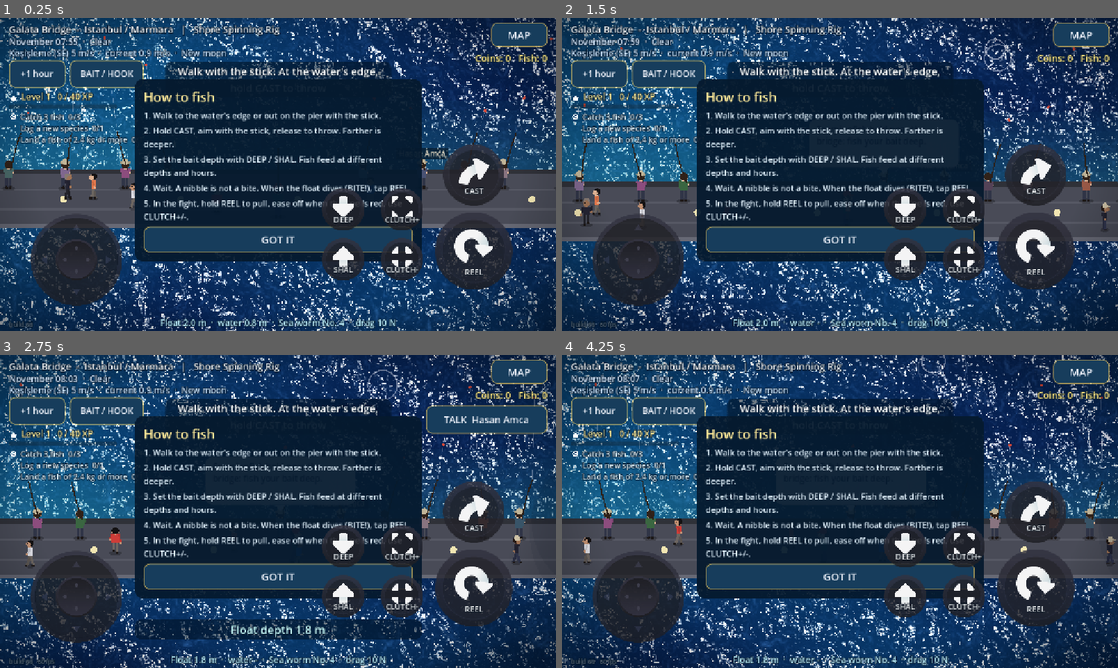
Above: before the commit, frames 1-4 (two rows, left to right).
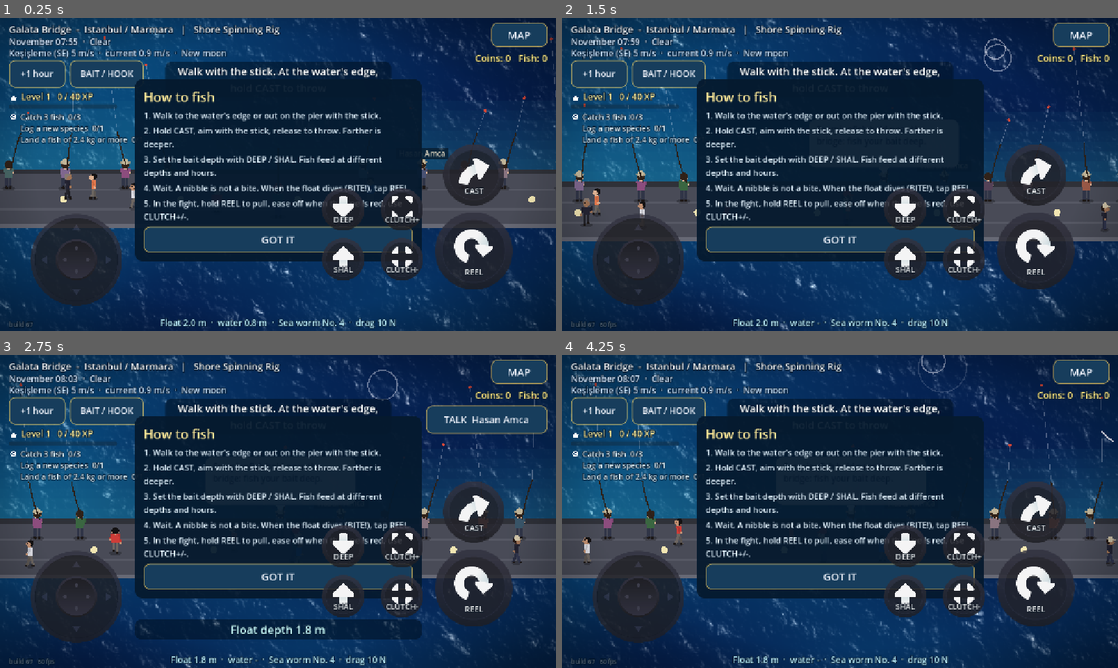
Above: after the commit, the same moments.

Repository: nextlevelcorp/godot_fishing_rpg
Game: Godot game, scene res://shore_fishing.tscn
Two runs of this game, one before a commit and one after it. Both use one fixed random seed, a clock stepped at 60 frames per second and the inputs below. This scene is started directly instead of the project's main scene.
Inputs (mouse positions are in pixels of both pictures, inside the frame that each line leads up to):
- Up to frame 1 (0.25 s): no input
- Up to frame 2 (1.5 s): move the mouse to (962, 158) at 0.52 s; hold D (steer_right) 0.53-1.25 s; tap X (anchor) at 0.6 s; click (962, 158) at 0.67 s; drag from (728, 190) to (812, 237) at 1.27 s
- Up to frame 3 (2.75 s): move the mouse to (333, 442) at 2.02 s; hold D (steer_right) from 2.03 s (still down); tap Q (bait_shallower) at 2.1 s
- Up to frame 4 (4.25 s): release D (steer_right) at 2.75 s; drag from (812, 574) to (673, 464) at 2.77 s; move the mouse to (1006, 558) at 3.52 s; hold A (steer_left) from 3.53 s (still down); hold Space (reel_in) from 3.53 s (still down)

The runs differ from the first frame. In frame 1, 8.6% of the frame differs, in the area x 0-100%, y 0-100%; in frame 2, 8.3%; in frame 3, 7.9%; in frame 4, 8.5%.

Commit message:
feat: graphics pass from real screenshots: calm painted water, soft light and shade (build 67)
Godot 4.4 now runs in the cloud session under Xvfb, and tools/shots/shot.gd saves the
shore, the fight and the catch at any spot and hour, so this pass was checked by eye.
- Water: the top-down sea read as white static (per-pixel glints from a strong fine
  normal map). Normal strength 40 to 8, glint and sky-reflection strength as uniforms,
  gentler caustics; the '+' sparkles removed.
- Cloud shadows, lamp and window glows and the night lamp use one soft radial texture
  instead of stacked hard-edged discs.
- Nights follow the real moon's brightness.
- Surf line under the rocks; a short wash arc on rocks in the water.
- Catch card top left beside the fish, clear of coins, status and touch buttons; goal
  list hidden meanwhile; lines shrink to fit; species names 'Bluefish (lüfer)' without
  the old doubled ASCII name.

Co-Authored-By: Claude Opus 5.5 <noreply@anthropic.com>
Claude-Session: https://claude.ai/code/session_01HLtjWBZvxzhjVtsJywwULp

Diff:
--- a/biome_database.gd
+++ b/biome_database.gd
@@ -341,7 +341,12 @@
 ## "Bluefish (lüfer)", or the English name alone when no Turkish name is listed.
 func display_name(id: String) -> String:
 	var en := String(get_species(id).get("name", id))
-	return "%s (%s)" % [en, String(TR_NAMES[id])] if TR_NAMES.has(id) else en
+	if not TR_NAMES.has(id):
+		return en
+	var paren := en.find(" (")              # older names carry an ASCII Turkish name: replace it
+	if paren > 0:
+		en = en.substr(0, paren)
+	return "%s (%s)" % [en, String(TR_NAMES[id])]
 
 
 func get_rig(id: String) -> Dictionary:
--- a/game_session.gd
+++ b/game_session.gd
@@ -11,7 +11,7 @@
 
 ## Shown on screen so a player can tell a fresh deploy from a page the browser cached.
 ## Bump it with every build that changes behaviour.
-const BUILD := "build 66"
+const BUILD := "build 67"
 const SAVE_PATH := "user://save.cfg"
 const SAVE_VERSION := 1
 const START_RIG := "shore_spinning_rig"
--- a/nightshoal_water.gdshader
+++ b/nightshoal_water.gdshader
@@ -17,12 +17,14 @@
 uniform float depth_contrast = 1.6;
 uniform float wave_frequency = 0.018;
 uniform float wave_speed = 0.35;
-uniform float normal_strength = 40.0;
-uniform float shininess = 70.0;
+uniform float normal_strength = 8.0;     // was 40: per-pixel glints read as static on a phone
+uniform float shininess = 90.0;
+uniform float spec_strength = 0.9;                  // sun glint brightness
+uniform float fresnel_strength = 0.3;               // sky reflection on wave flanks
 uniform vec2 sun_direction = vec2(0.6, -0.5);
 uniform float sun_elevation : hint_range(0.05, 1.0) = 0.55;
 uniform float daylight : hint_range(0.0, 1.0) = 1.0;     // driven by DayNightCycle
-uniform float caustic_strength : hint_range(0.0, 1.5) = 0.55;
+uniform float caustic_strength : hint_range(0.0, 1.5) = 0.4;
 uniform float caustic_scale = 0.012;
 uniform float storm : hint_range(0.0, 1.0) = 0.0;         // sea roughness, driven by WeatherManager
 uniform vec2 wind_dir = vec2(1.0, 0.0);                   // the way the wind blows, waves travel with it
@@ -151,9 +153,9 @@
 	vec3 L = normalize(vec3(normalize(sun_direction) * (1.0 - sun_elevation), sun_elevation));
 	vec3 H = normalize(L + vec3(0.0, 0.0, 1.0));
 	float spec = pow(max(dot(n, H), 0.0), shininess);
-	col += sun_color.rgb * spec * daylight * 1.6;
+	col += sun_color.rgb * spec * daylight * spec_strength;
 	float fres = pow(1.0 - max(n.z, 0.0), 2.0);
-	col += vec3(0.50, 0.70, 0.90) * fres * 0.8 * daylight;
+	col += vec3(0.50, 0.70, 0.90) * fres * fresnel_strength * daylight;
 
 	// caustics only on the shallows
 	float shallow_mask = 1.0 - smoothstep(0.05, 0.55, depth);
--- a/pov_view.gd
+++ b/pov_view.gd
@@ -1058,16 +1058,21 @@
 
 ## Catch card, with the species drawn as it looks (not a sprite).
 func _draw_card() -> void:
-	# Compact, upper right, clear of the HUD text, the touch buttons and the fish held up on the left.
+	# Upper left, beside the fish held up in the middle: clear of the coins and MAP (top right), the
+	# right-hand touch cluster and the joystick (bottom left). The shore hides its goal list meanwhile.
 	var appear := clampf((3.4 - _catch_t) * 4.0, 0.0, 1.0)
 	var h := 60.0 + float(_catch_lines.size()) * 24.0
-	var rect := Rect2(Vector2(700.0, 76.0 - (1.0 - appear) * 30.0), Vector2(540.0, h))
+	var rect := Rect2(Vector2(20.0 - pad().x, 100.0 - (1.0 - appear) * 30.0), Vector2(470.0, h))
 	_card.bg_color = Color(0.02, 0.10, 0.18, 0.82)
 	_card.draw(_canvas.get_canvas_item(), rect)
 	var font := ThemeDB.fallback_font
+	var room := rect.size.x - 36.0
 	var tfs := 24                                     # long names ("... (istavrit)") shrink to fit
-	while tfs > 16 and font.get_string_size(_catch_title, HORIZONTAL_ALIGNMENT_LEFT, -1, tfs).x > rect.size.x - 36.0:
+	while tfs > 16 and font.get_string_size(_catch_title, HORIZONTAL_ALIGNMENT_LEFT, -1, tfs).x > room:
 		tfs -= 1
-	_canvas.draw_string(font, rect.position + Vector2(18.0, 38.0), _catch_title, HORIZONTAL_ALIGNMENT_LEFT, rect.size.x - 36.0, tfs, Color(1.0, 0.92, 0.6))
+	_canvas.draw_string(font, rect.position + Vector2(18.0, 38.0), _catch_title, HORIZONTAL_ALIGNMENT_LEFT, room, tfs, Color(1.0, 0.92, 0.6))
 	for i in _catch_lines.size():
-		_canvas.draw_string(font, rect.position + Vector2(18.0, 66.0 + float(i) * 24.0), _catch_lines[i], HORIZONTAL_ALIGNMENT_LEFT, rect.size.x - 36.0, 17, Color.WHITE)
+		var fs := 17
+		while fs > 12 and font.get_string_size(_catch_lines[i], HORIZONTAL_ALIGNMENT_LEFT, -1, fs).x > room:
+			fs -= 1
+		_canvas.draw_string(font, rect.position + Vector2(18.0, 66.0 + float(i) * 24.0), _catch_lines[i], HORIZONTAL_ALIGNMENT_LEFT, room, fs, Color.WHITE)
--- a/shore_fishing.gd
+++ b/shore_fishing.gd
@@ -76,6 +76,8 @@
 var _hud_root: Control
 var _cond_label: Label                ## wind and moon, under the clock
 var _idle_ui: Array[Control] = []     ## hidden during a fight (_show_fight_ui)
+var _idle_hidden := false
+var _soft_disc: Texture2D = preload("res://assets/art/ui/soft_disc.png")
 var _hud_t := 0.0                     ## the info lines are refreshed at 4 Hz, not every frame
 var _local_idx := -1                 ## index in _crowd of the spot's named local angler (locals.gd), -1 none
 var _talk_btn: Button
@@ -945,9 +947,8 @@
 
 
 func _show_fight_ui(on: bool) -> void:
-	# A fight shows only the fight: the idle buttons, level and goals step aside.
-	for c in _idle_ui:
-		c.visible = not on
+	# A fight shows only the fight: the idle buttons, level and goals step aside (done each frame in
+	# _process, which also covers the catch card).
 	if _tourney_btn != null:
 		_tourney_btn.visible = not on and not _boat_mode and Tournament.spot_this_week() == GameSession.spot_id
 	_tension_bar.visible = on
@@ -969,6 +970,7 @@
 
 func _set_status(text: String) -> void:
 	_status.text = text
+	_status.visible = text != ""
 
 
 ## Short vibration on phones that support it (Android browsers). iOS Safari ignores it.
@@ -1885,9 +1887,9 @@
 	if _test_fish:
 		_test_fish = false
 		var tcm := Regulations.length_cm(id, weight_kg)
-		_fight_view.show_catch("TEST: " + String(sp["name"]), PackedStringArray(["%.2f kg, %.0f cm" % [weight_kg, tcm], String(sp["scientific"]), "Test catch: no coins, no XP, not in the journal"]))
+		_fight_view.show_catch("TEST: " + BiomeDB.display_name(id), PackedStringArray(["%.2f kg, %.0f cm" % [weight_kg, tcm], String(sp["scientific"]), "Test catch: no coins, no XP, not in the journal"]))
 		_result_label.text = ""
-		_set_status("Test catch")
+		_set_status("")
 		_amb.play("splash", 0.7)
 		_amb.play("drips", 0.8)
 		_end_fight(true)
@@ -1925,7 +1927,7 @@
 			rel_lines.append(nod)
 		_fight_view.show_catch("Released: " + String(sp["name"]), rel_lines)
 		_result_label.text = ""
-		_set_status("Released. Good practice keeps the fish coming")
+		_set_status("")
 		_amb.play("splash", 0.5)
 		_end_fight(true)
 		return
@@ -1969,7 +1971,7 @@
 		_buzz(200)
 	_fight_view.show_catch(badge + BiomeDB.display_name(id), lines)
 	_result_label.text = ""
-	_set_status("Nice one")
+	_set_status("")
 	_amb.play("splash", 0.7)
 	_amb.play("drips", 0.8)
 	_amb.play_later("flop", 0.5, 0.9)            # it lands on the planks or the rocks and thrashes
@@ -2399,6 +2401,13 @@
 	_rod_bend = lerpf(_rod_bend, _rod_bend_target, 1.0 - exp(-10.0 * delta))
 	_update_talk_button()
 	_tick_tourney(delta)
+	# The catch card sits top left over the first-person view: the goal list and idle buttons step
+	# aside while it shows, as they do in a fight.
+	var hide_idle := _state == State.FIGHT or (_pov_on and _state == State.RESULT)
+	if hide_idle != _idle_hidden:
+		_idle_hidden = hide_idle
+		for c in _idle_ui:
+			c.visible = not hide_idle
 	if _state != State.AIM:
 		_close_tackle_panels()
 
@@ -2493,7 +2502,7 @@
 func _draw() -> void:
 	if _pov_on:
 		return                         # the first-person view covers the screen: draw nothing under it
-	_draw_sparkles()
+	# (the "+" sparkles are gone: the water shader draws its own sun glints, build 67)
 	_draw_shore()
 	if _has_pier:
 		_draw_pier()
@@ -2614,6 +2623,7 @@
 		_draw_foam()
 	else:
 		draw_rect(Rect2(-w, 40.0, w * 2.0, 260.0), base.darkened(0.2))
+		_draw_foam()                   # under the rocks: the surf breaks against them, not across them
 		for rock: Dictionary in _rocks:
 			var rc0: Vector2 = rock["c"]
 			if absf(rc0.x - cx) > half + float(rock["r"]):
@@ -2625,11 +2635,11 @@
 			draw_colored_polygon(rock["lit"], col.lightened(0.14))
 			draw_polyline(rock["edge"], Color(0.22, 0.15, 0.10, 0.8), 2.0)
 			var rc: Vector2 = rock["c"]
-			if rc.y < 25.0:
+			if rc.y < 12.0:
+				# a little wash of foam on the seaward face of rocks that stand in the water
 				var rr: float = rock["r"]
 				var swell := sin(_time * 2.0 + rc.x * 0.05) * 3.0
-				draw_arc(rc, rr * 0.95 + 6.0 + swell, PI, TAU, 20, Color(1.0, 1.0, 1.0, 0.35), 2.5)
-		_draw_foam()
+				draw_arc(rc, rr * 0.9 + 4.0 + swell, PI * 1.25, PI * 1.75, 10, Color(1.0, 1.0, 1.0, 0.22), 2.0)
 
 
 func _draw_crowd() -> void:
@@ -2854,10 +2864,8 @@
 	if night < 0.05:
 		return
 	var flicker := 1.0 + 0.04 * sin(_time * 9.0) + 0.03 * sin(_time * 5.3 + 1.0) + 0.05 * _lamp_noise.get_noise_1d(_time * 3.0)
-	for i in 6:
-		var k := float(i) / 5.0
-		var rad := (150.0 - 110.0 * k) * flicker
-		draw_circle(_hand + Vector2(0.0, 10.0), rad, Color(1.0, 0.82, 0.45, 0.05 * night))
+	var rad := 160.0 * flicker            # one soft pool of lamplight around the angler
+	draw_texture_rect(_soft_disc, Rect2(_hand + Vector2(-rad, 10.0 - rad), Vector2(rad, rad) * 2.0), false, Color(1.0, 0.82, 0.45, 0.32 * night))
 
 
 func _draw_angler() -> void:
--- a/shore_world.gd
+++ b/shore_world.gd
@@ -19,7 +19,8 @@
 const PANTS := [Color(0.20, 0.22, 0.30), Color(0.35, 0.30, 0.25), Color(0.15, 0.15, 0.17), Color(0.45, 0.42, 0.38)]
 const HAIR := [Color(0.15, 0.10, 0.08), Color(0.35, 0.22, 0.12), Color(0.55, 0.50, 0.45), Color(0.08, 0.07, 0.07)]
 const SKIN := [Color(0.92, 0.74, 0.58), Color(0.80, 0.60, 0.45), Color(0.65, 0.47, 0.33)]
-const NIGHT := Color(0.30, 0.36, 0.60)
+const NIGHT := Color(0.36, 0.42, 0.66)
+const MOONLIT := Color(0.50, 0.56, 0.78)
 const DUSK := Color(1.0, 0.70, 0.52)
 const CLOTHES := [
 	Color(0.85, 0.25, 0.22), Color(0.20, 0.45, 0.80), Color(0.95, 0.75, 0.20), Color(0.25, 0.65, 0.40),
@@ -65,6 +66,7 @@
 var _sky: Node2D
 var _glow: Node2D
 var _glow_layer: CanvasLayer
+var _soft_disc: Texture2D = preload("res://assets/art/ui/soft_disc.png")
 var _glow_x := INF                     ## view_x at the last glow redraw
 
 
@@ -114,7 +116,10 @@
 func tint(day_color: Color) -> Color:
 	var sun := sin((time_of_day - 0.25) * TAU)
 	var dusk := clampf(1.0 - absf(sun) * 3.0, 0.0, 1.0)
-	return NIGHT.lerp(day_color, daylight).lerp(DUSK, dusk * 0.35)
+	# Nights are lit by the real moon: a full moon lifts the darkness (readable on a phone), a new moon
+	# leaves it deep blue.
+	var night := NIGHT.lerp(MOONLIT, Moon.illumination())
+	return night.lerp(day_color, daylight).lerp(DUSK, dusk * 0.35)
 
 
 ## "HH:MM" for the HUD.
@@ -375,14 +380,17 @@
 
 
 func _draw_sky() -> void:
-	var shade := 0.07 * daylight
+	var shade := 0.06 * daylight
 	if shade > 0.005:
 		for cl in _clouds:
 			var cp: Vector2 = cl["pos"]
 			if absf(cp.x - view_x) > view_half + 600.0:
 				continue
+			# Soft-edged shadows (a radial falloff texture), so overlapping puffs blend into one cloud
+			# shadow instead of stacking hard-edged dark circles.
 			for pf: Vector3 in cl["puffs"]:
-				_sky.draw_circle(cp + Vector2(pf.x, pf.y), pf.z, Color(0.0, 0.05, 0.12, shade))
+				var r := pf.z * 1.35
+				_sky.draw_texture_rect(_soft_disc, Rect2(cp + Vector2(pf.x, pf.y) - Vector2(r, r), Vector2(r, r) * 2.0), false, Color(0.0, 0.05, 0.12, shade * 1.4))
 	for g in _gulls:
 		if absf(g.pos.x - view_x) > view_half:
 			continue
@@ -404,8 +412,9 @@
 	for l in _lamps:
 		if absf(l.x - view_x) > reach:
 			continue
-		_glow.draw_circle(l, 90.0, Color(1.0, 0.75, 0.40, 0.10 * n))
-		_glow.draw_circle(l + Vector2(0.0, -42.0), 26.0, Color(1.0, 0.85, 0.55, 0.30 * n))
+		# soft pools of light (radial falloff texture), not hard-edged discs
+		_glow.draw_texture_rect(_soft_disc, Rect2(l - Vector2(130.0, 110.0), Vector2(260.0, 220.0)), false, Color(1.0, 0.75, 0.40, 0.30 * n))
+		_glow.draw_texture_rect(_soft_disc, Rect2(l + Vector2(-34.0, -76.0), Vector2(68.0, 68.0)), false, Color(1.0, 0.85, 0.55, 0.65 * n))
 	for bd in _buildings:
 		var r: Rect2 = bd["rect"]
 		if r.end.x < view_x - reach or r.position.x > view_x + reach:
@@ -417,4 +426,4 @@
 			if wins[i]:
 				var wx := r.position.x + (float(i) + 0.5) * r.size.x / float(cnt) - 7.0
 				_glow.draw_rect(Rect2(wx, front_y + 7.0, 14.0, 14.0), Color(1.0, 0.80, 0.42, 0.75 * n))
-				_glow.draw_circle(Vector2(wx + 7.0, front_y + 14.0), 22.0, Color(1.0, 0.75, 0.40, 0.08 * n))
+				_glow.draw_texture_rect(_soft_disc, Rect2(Vector2(wx - 26.0, front_y - 19.0), Vector2(66.0, 66.0)), false, Color(1.0, 0.75, 0.40, 0.30 * n))
--- /dev/null
+++ b/tools/shots/shot.gd
@@ -0,0 +1,71 @@
+## Takes screenshots of the real game for visual review (not used by the game or CI).
+## Run under a virtual display, e.g.:
+##   xvfb-run -s "-screen 0 1560x720x24" godot --path . --rendering-driver opengl3 -s res://tools/shots/shot.gd -- spot=cesme_cove hour=0.35 out=/tmp/x
+## Writes <out>_shore.png after the shore settles, <out>_fight.png with a TEST fish on the line in the
+## first-person view, and <out>_catch.png with the landed fish held up. Uses numeric states because
+## a -s script is compiled before autoloads exist (see tests/smoke_features.gd).
+extends SceneTree
+
+var _frame := 0
+var _scene: Node
+var _out := "/tmp/shot"
+var _hour := 0.35
+var _species := "bluefish"
+var _params := {}          ## water shader overrides, "p:name=value" on the command line
+var _shore_only := false
+
+
+func _initialize() -> void:
+	var spot := "dikili_bay"
+	for a in OS.get_cmdline_user_args():
+		var kv := a.split("=")
+		if kv.size() != 2:
+			continue
+		match kv[0]:
+			"spot": spot = kv[1]
+			"out": _out = kv[1]
+			"hour": _hour = float(kv[1])
+			"fish": _species = kv[1]
+			"shore_only": _shore_only = kv[1] == "1"
+			_:
+				if kv[0].begins_with("p:"):
+					_params[kv[0].substr(2)] = float(kv[1])
+	GameSession.load_once()
+	GameSession.tutorial_done = true
+	GameSession.test_tools = true
+	GameSession.spot_id = spot
+	GameSession.mode = "shore"
+	_scene = (load("res://shore_fishing.tscn") as PackedScene).instantiate()
+	root.add_child(_scene)
+
+
+func _process(_delta: float) -> bool:
+	_frame += 1
+	match _frame:
+		3:
+			var w: Node = _scene.get("_world")
+			w.set("time_of_day", _hour)
+			var water: CanvasItem = _scene.get("_water")
+			var mat := water.material as ShaderMaterial
+			for k: String in _params:
+				mat.set_shader_parameter(k, _params[k])
+		90:
+			_save("shore")
+			if _shore_only:
+				quit(0)
+				return false
+			_scene.call("_test_hook", _species, 0.6)
+		150:
+			_save("fight")
+			_scene.call("_test_action", "land")
+		260:
+			_save("catch")
+		262:
+			quit(0)
+	return false
+
+
+func _save(tag: String) -> void:
+	var img := root.get_viewport().get_texture().get_image()
+	img.save_png("%s_%s.png" % [_out, tag])
+	print("SHOT ", tag, " ", img.get_size())
Not shown, added: ambience.gd.uid
Binary file added: assets/art/ui/soft_disc.png
Not shown, added: biome_database.gd.uid
Not shown, added: daily.gd.uid
Not shown, added: device_guard.gd.uid
Not shown, added: fight_view.gd.uid
Not shown, added: figure.gd.uid
Not shown, added: fish_icon.gd.uid
Not shown, added: fishing_controller.gd.uid
Not shown, added: fishing_spots.gd.uid
Not shown, added: game_session.gd.uid
Not shown, added: input_defaults.gd.uid
(and 23 more such lines)
